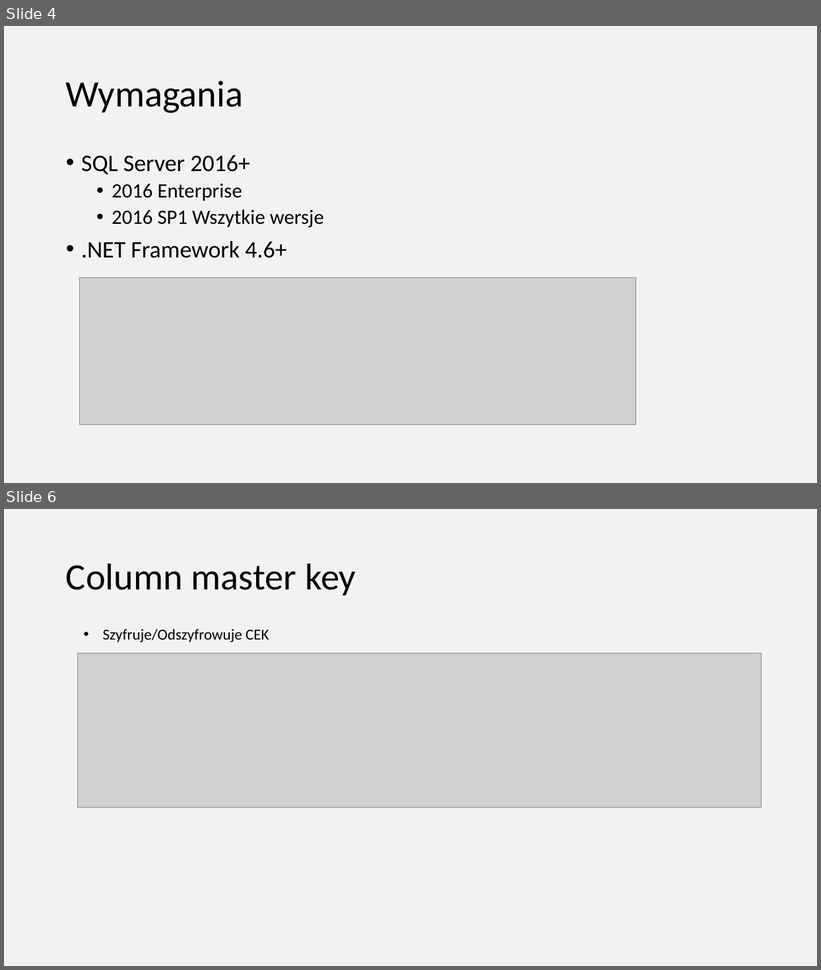
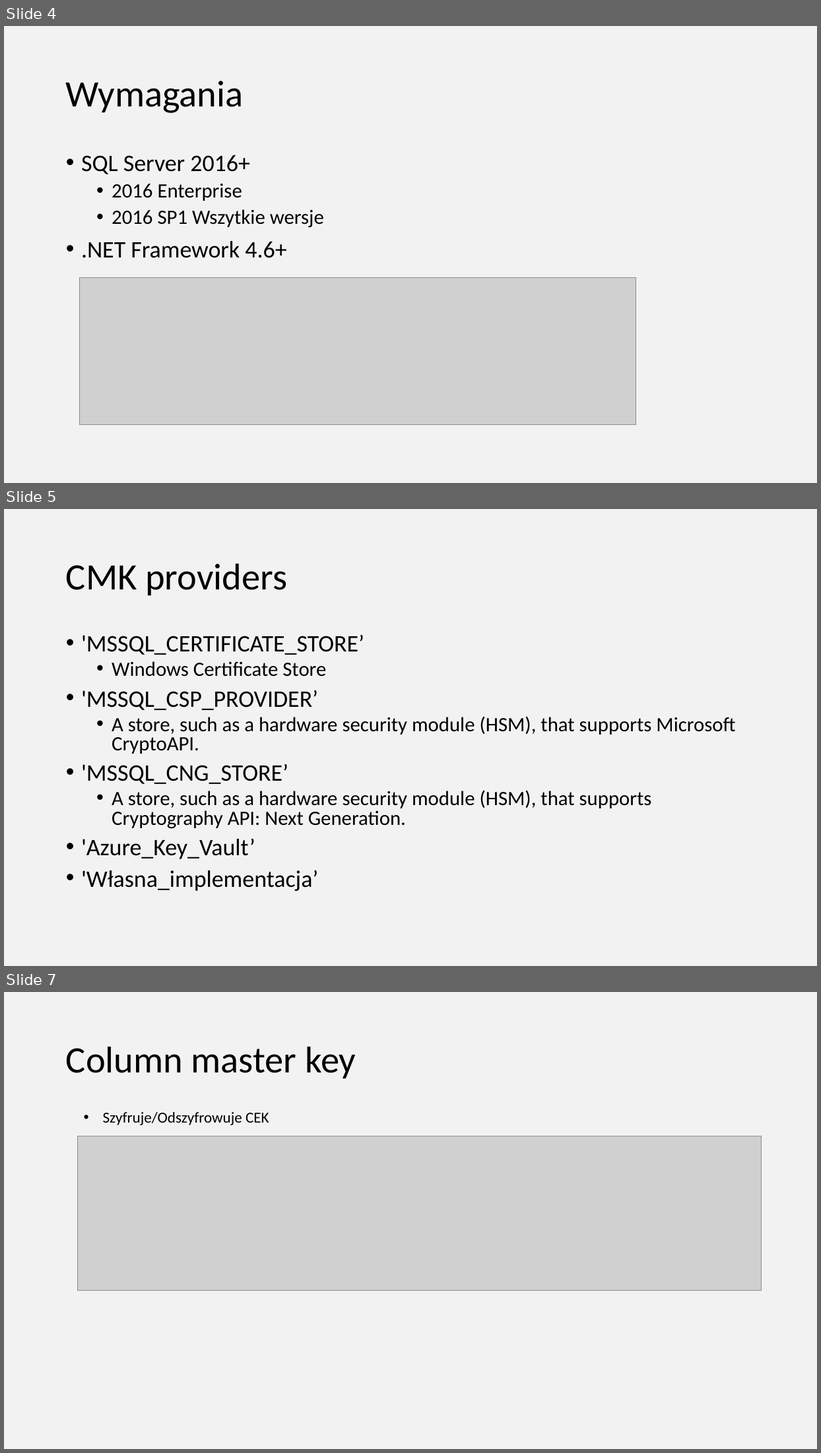
Before and after one commit to sglogowski/fake-mobile-carrier, a slide deck: presentation/Zabezpiecz swoje dane na przykładzie SQL Server Always Encrypted.pptx. Shown one above the other, each under a label of ours: slides 4 and 6 before the commit, slides 4, 5 and 7 after it; the slides between them are not shown. The pictures are 821x970 and 821x1453 pixels, drawn with LibreOffice and Linux fonts; fonts in the diff are those of the drawing; grey boxes stand for pictures. Boxes give left, top, right and bottom in pixels: in the first picture for what was removed or moved away, otherwise in the second. Text is boxed around its words. In the diff, an @@ line names an element or a change of style, - is before the commit and + after.

```diff
--- a/presentation/Zabezpiecz swoje dane na przykładzie SQL Server Always Encrypted.pptx
+++ b/presentation/Zabezpiecz swoje dane na przykładzie SQL Server Always Encrypted.pptx
@@ slide 5 added at <box>4,509,817,966</box>, background #F2F2F2 @@
@@ title added at <box>66,563,287,595</box>, 44 pt, text #000000 @@
+CMK providers
@@ text added at <box>81,635,735,891</box>, 24 pt, text #000000 @@
+• 'MSSQL_CERTIFICATE_STORE’
+  • Windows Certificate Store
+• 'MSSQL_CSP_PROVIDER’
+  • A store, such as a hardware security module (HSM), that supports Microsoft CryptoAPI.
+• 'MSSQL_CNG_STORE’
+  • A store, such as a hardware security module (HSM), that supports Cryptography API: Next Generation.
+• 'Azure_Key_Vault’
+• 'Własna_implementacja’
@@ what was slide 6 is now slide 7 @@
```
Also in this commit, not shown: 6 slides changed, 1 other file.
